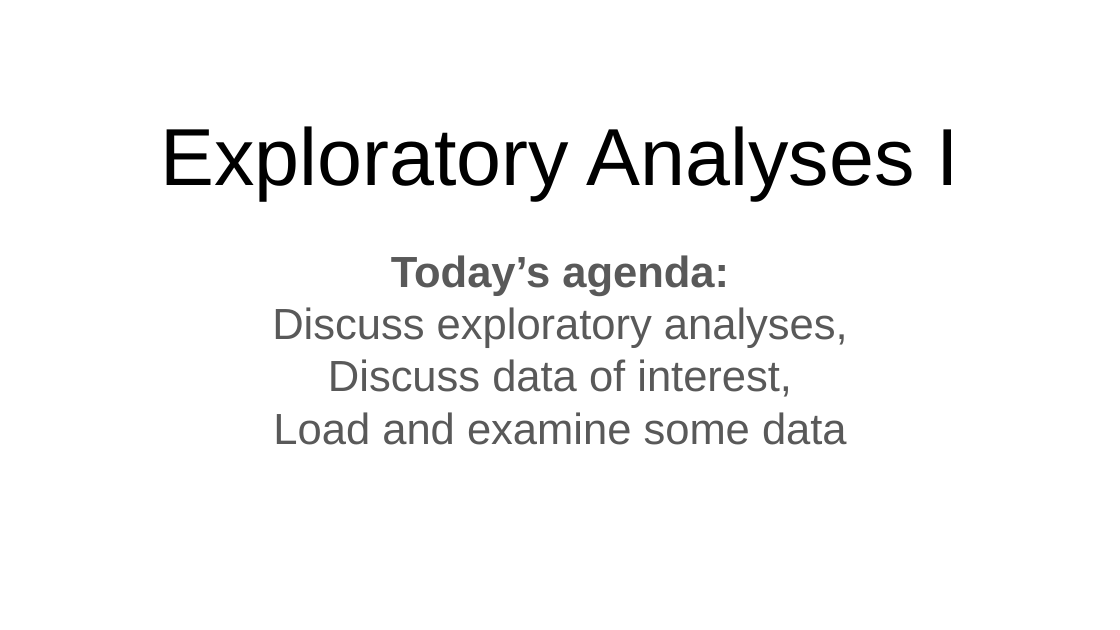
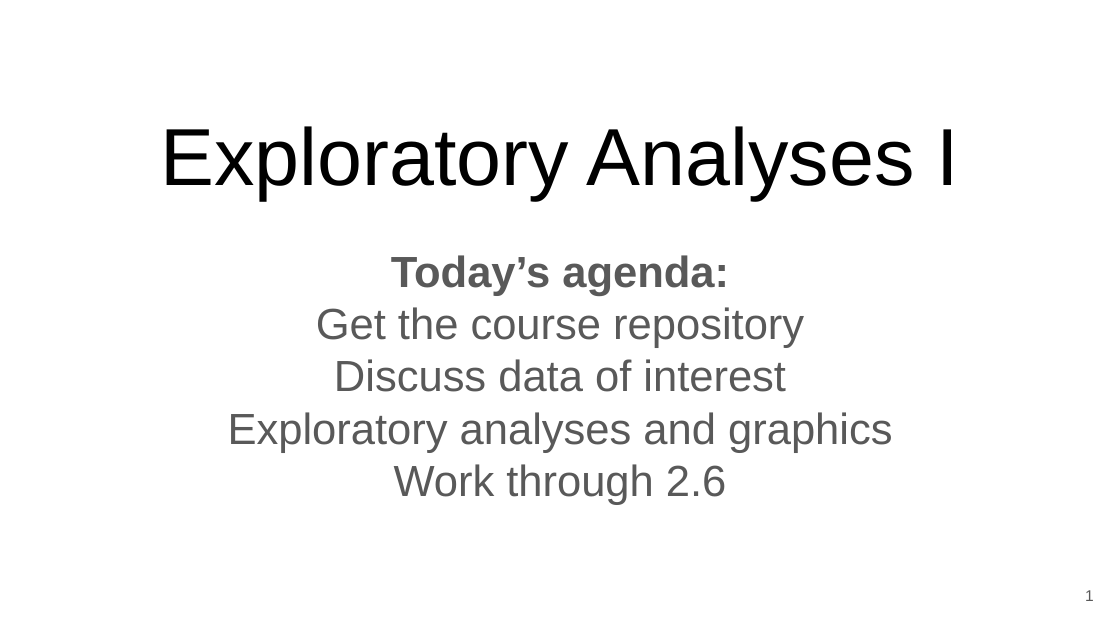
Before and after one commit to bmaitner/biometry_course, a slide deck: slide 1 of lectures/Lecture_05_exploratory_analyses_I.pptx. Drawn at 1120x630 pixels with LibreOffice and Linux fonts; fonts in the diff are those of the drawing. Boxes give left, top, right and bottom in pixels: in the first picture for what was removed or moved away, otherwise in the second. Text is boxed around its words. In the diff, an @@ line names an element or a change of style, - is before the commit and + after.

```diff
--- a/lectures/Lecture_05_exploratory_analyses_I.pptx
+++ b/lectures/Lecture_05_exploratory_analyses_I.pptx
@@ subtitle at bbox=[228, 307, 893, 505]: text changed @@
-Discuss exploratory analyses,
-Discuss data of interest,
-Load and examine some data
+Get the course repository
+Discuss data of interest
+Exploratory analyses and graphics
+Work through 2.6
@@ page number added at bbox=[1085, 590, 1094, 601], 10 pt, text #595959 @@
+1
```
Also in this commit, not shown: 5 other slides changed, 22 slides added, 1 other file.
